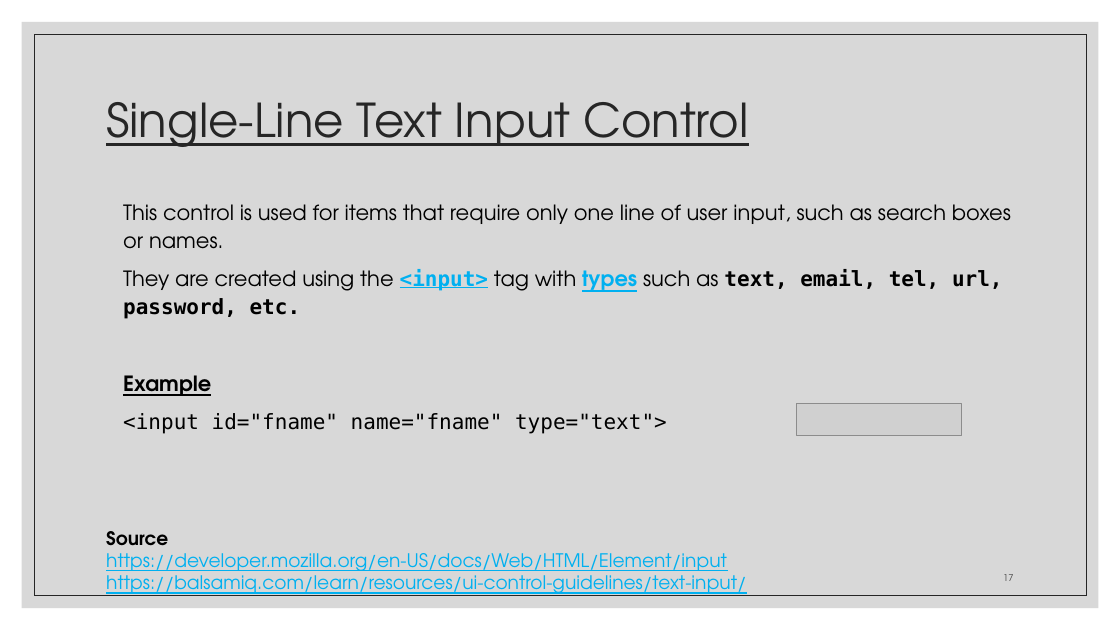
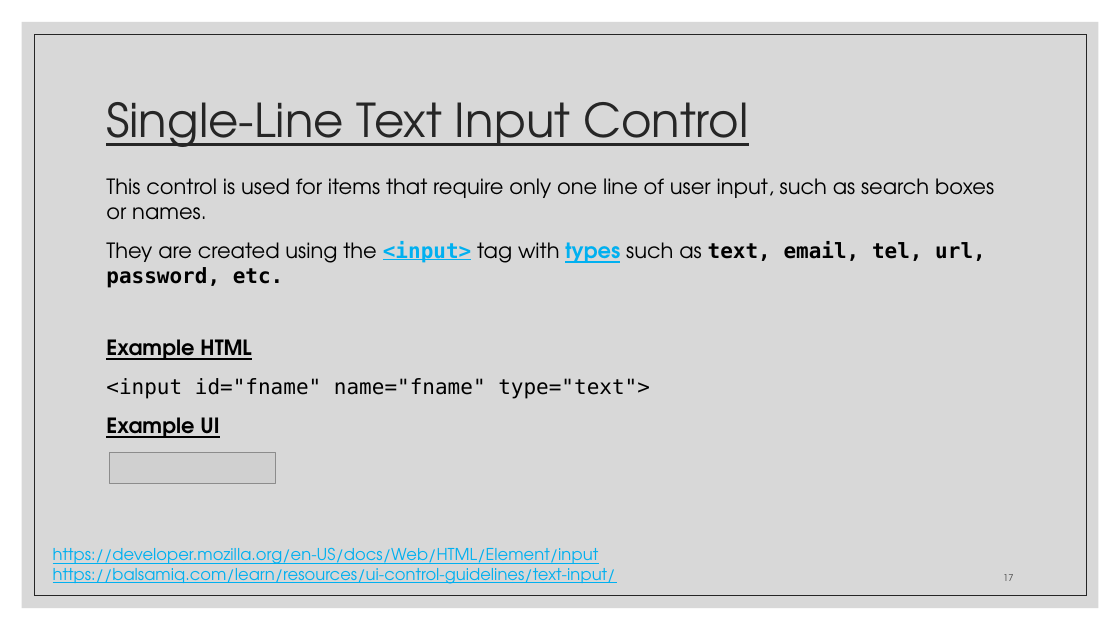
Before and after one commit to zackstotts/base-node-curriculum, a slide deck: slide 17 of unit_00/html_review/03 HTML Forms.pptx. Drawn at 1120x630 pixels with LibreOffice and Linux fonts; fonts in the diff are those of the drawing; grey boxes stand for pictures. Boxes give left, top, right and bottom in pixels: in the first picture for what was removed or moved away, otherwise in the second. Text is boxed around its words. In the diff, an @@ line names an element or a change of style, - is before the commit and + after.

```diff
--- a/unit_00/html_review/03 HTML Forms.pptx
+++ b/unit_00/html_review/03 HTML Forms.pptx
@@ text "This control is used for ...": place and size @@
-text "This control is used for ..." at (123, 204, 1011, 434)
+text "This control is used for ..." at (106, 178, 994, 438)
@@ text at (106, 178, 994, 399): indent changed; line spacing 1.1 to 1; more space between paragraphs; less space between paragraphs @@
@@ text at (106, 339, 251, 360): text changed @@
-Example
+Example HTML
@@ text at (106, 417, 219, 438): paragraph added @@
+Example UI
@@ picture: place and size @@
-picture at (797, 404, 962, 436)
+picture at (110, 452, 276, 484)
@@ text at (106, 531, 168, 546): paragraph removed @@
-Source
@@ text "https://developer.mozilla.org/en-US/docs/Web/HTML/Element/in ...": place and size @@
-text "https://developer.mozilla.org/en-US/docs/Web/HTML/Element/in ..." at (106, 531, 746, 596)
+text "https://developer.mozilla.org/en-US/docs/Web/HTML/Element/in ..." at (53, 547, 616, 584)
@@ text "https://developer.mozilla.org/en-US/docs/Web/HTML/Element/in ..." at (53, 547, 616, 584): size 16 to 14 pt @@
```
Also in this commit, not shown: 37 other slides changed.
